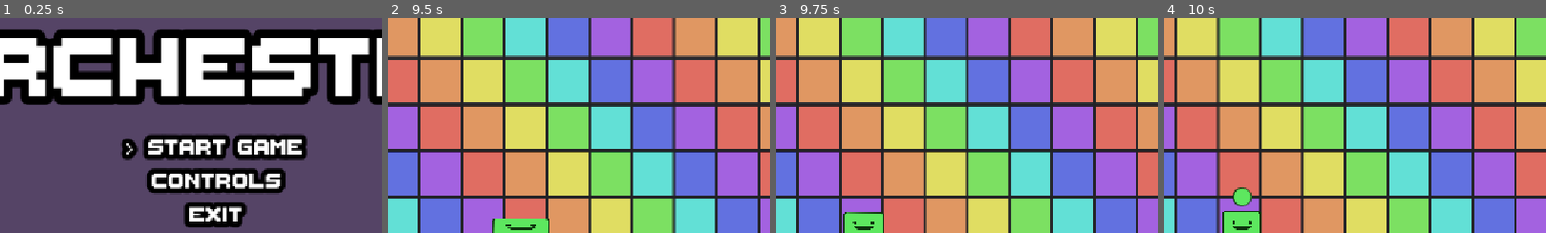
Above: before the commit, frames 1-4 (left to right).
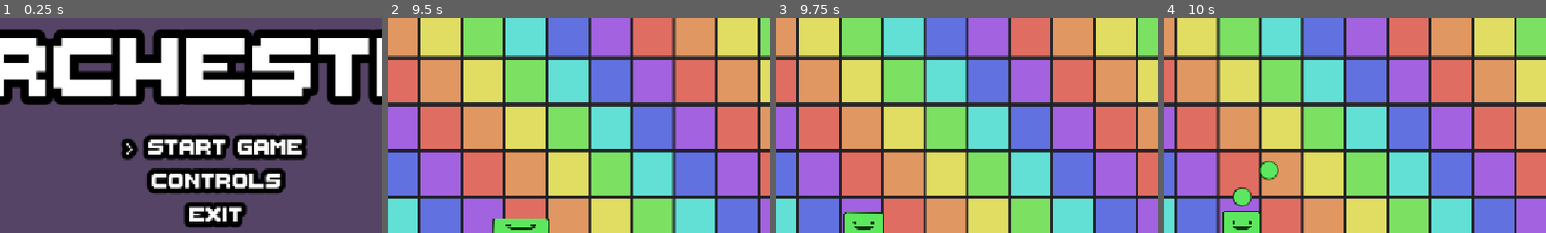
Above: after the commit, the same moments.

Repository: les-brows/la-boucle-musicale
Game: Godot game, scene res://Levels/MainMenu/MainMenu.tscn
Two runs of this game, one before a commit and one after it. Both use one fixed random seed, a clock stepped at 60 frames per second and the inputs below.
Inputs (mouse positions are % of the whole screen's width and height, from its top left):
- Up to frame 1 (0.25 s): no input
- Up to frame 2 (9.5 s): tap Enter (ui_accept) at 0.5, 0.77, 1.52, 3.02, 3.77, 4.52, 6.02, 6.77, 7.52, 9.02 s; move the mouse to (72, 45) at 0.52 s; hold D (player1_right) 0.53-1.28 s; tap Shift (player1_dash) every 1.5 s from 0.6 to 8.1 s; move the mouse to (30, 55) at 1.27 s; hold S (player1_down) 1.28-2.03 s; right-click (30, 55) at 1.35 s; move the mouse to (60, 28) at 2.02 s; hold D (player1_right) 2.03-2.78 s; move the mouse to (45, 70) at 2.77 s; hold O (player1_shoot_up) 2.78-3.53 s; right-click (45, 70) at 2.85 s; move the mouse to (80, 65) at 3.52 s; hold A (player1_left) 3.53-5.03 s; move the mouse to (20, 35) at 4.27 s; right-click (20, 35) at 4.35 s; move the mouse to (55, 50) at 5.02 s; hold S (player1_down) 5.03-5.78 s; move the mouse to (35, 25) at 5.77 s; hold D (player1_right) 5.78-6.53 s; right-click (35, 25) at 5.85 s; move the mouse to (72, 45) at 6.52 s; hold O (player1_shoot_up) 6.53-7.28 s; move the mouse to (30, 55) at 7.27 s; hold D (player1_right) 7.28-8.03 s; right-click (30, 55) at 7.35 s; move the mouse to (60, 28) at 8.02 s; hold S (player1_down) 8.03-8.78 s; move the mouse to (45, 70) at 8.77 s; hold A (player1_left) from 8.78 s (still down); right-click (45, 70) at 8.85 s
- Up to frame 3 (9.75 s): move the mouse to (80, 65) at 9.52 s; release A (player1_left) at 9.53 s; hold O (player1_shoot_up) from 9.53 s (still down); tap Shift (player1_dash) at 9.6 s
- Up to frame 4 (10 s): keep holding O (player1_shoot_up); tap Enter (ui_accept) at 9.77 s
The pictures show only the part of the screen within x 22-72%, y 41-91%; the shares and areas given below are measured in that part.

Frames 1-3 are identical in both runs. In frame 4, 0.4% of the frame differs, in the area x 24-30%, y 66-76%.

Commit message:
Shoot multiple bullet and esquive

Diff:
--- a/Objects/Player/shoot_player_manager.gd
+++ b/Objects/Player/shoot_player_manager.gd
@@ -78,14 +78,19 @@
 			shoot_projectile(shootDir)
 
 func shoot_projectile(target_direction: Vector2):
+	for i in range(0,Globals.NB_BULLET_PLAYER):
 		var player_projectile = shooter_projectile_preload.instantiate()
 		var sprite_bullet =player_projectile.find_child("Sprite2D")
 		sprite_bullet.scale=  Vector2(Globals.BULLET_SIZE_MULT_PLAYER,Globals.BULLET_SIZE_MULT_PLAYER)
 		var collision_shape_bullet =player_projectile.find_child("PlayerProjectileCollision")
 		collision_shape_bullet.scale= Vector2(Globals.BULLET_SIZE_MULT_PLAYER,Globals.BULLET_SIZE_MULT_PLAYER)
 
-
-		var copyposition=get_parent().position
+		var decalage :Vector2
+		if( i%2==0):
+			decalage=Vector2((i+1)/2*40,40*((i+1)/2))
+		else :
+			decalage=Vector2((i+1)/2*40,-40*((i+1)/2))
+		var copyposition=get_parent().position + decalage
 		# May be used when ennemies move
 		var linear_velocity = Vector2.ZERO
 
--- a/globals.gd
+++ b/globals.gd
@@ -47,5 +47,5 @@
 var CURRENT_HP_PLAYER : int =MAX_HP
 var BULLET_SIZE_MULT_PLAYER :float =1
 var BULLET_SIZE_MULT_ENEMY :float =1
-var NB_BULLET_PLAYER =1
+var NB_BULLET_PLAYER =2
 var LUCK_DODGE :int = 50
